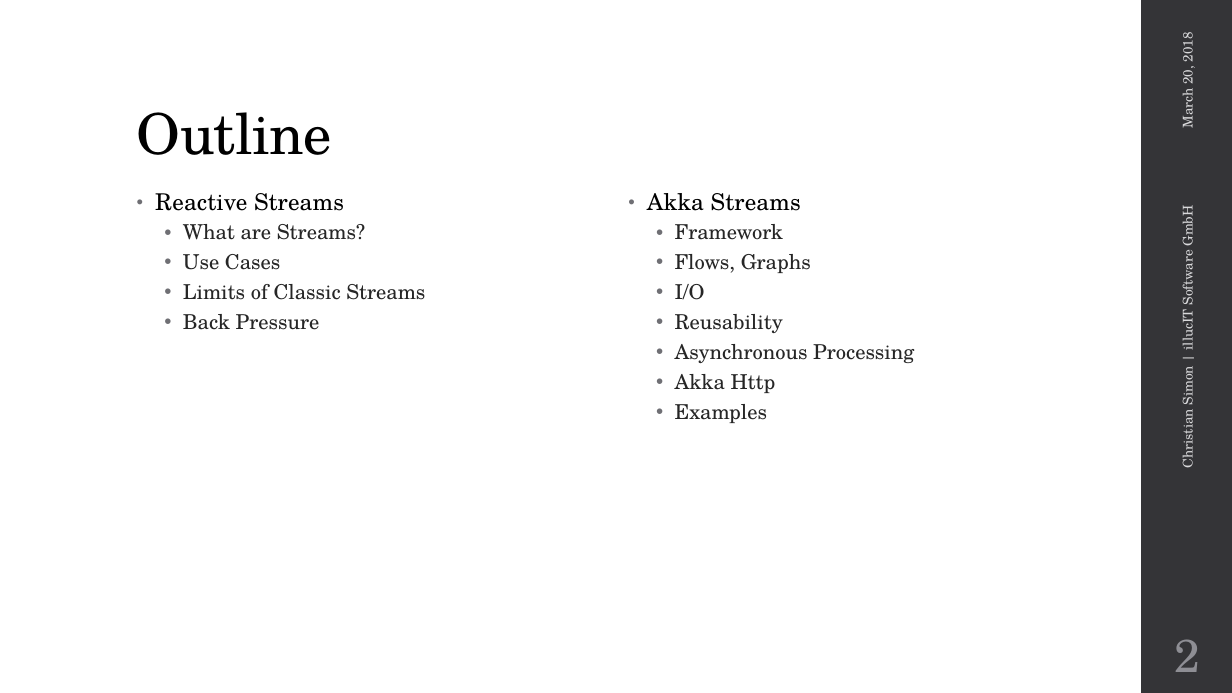
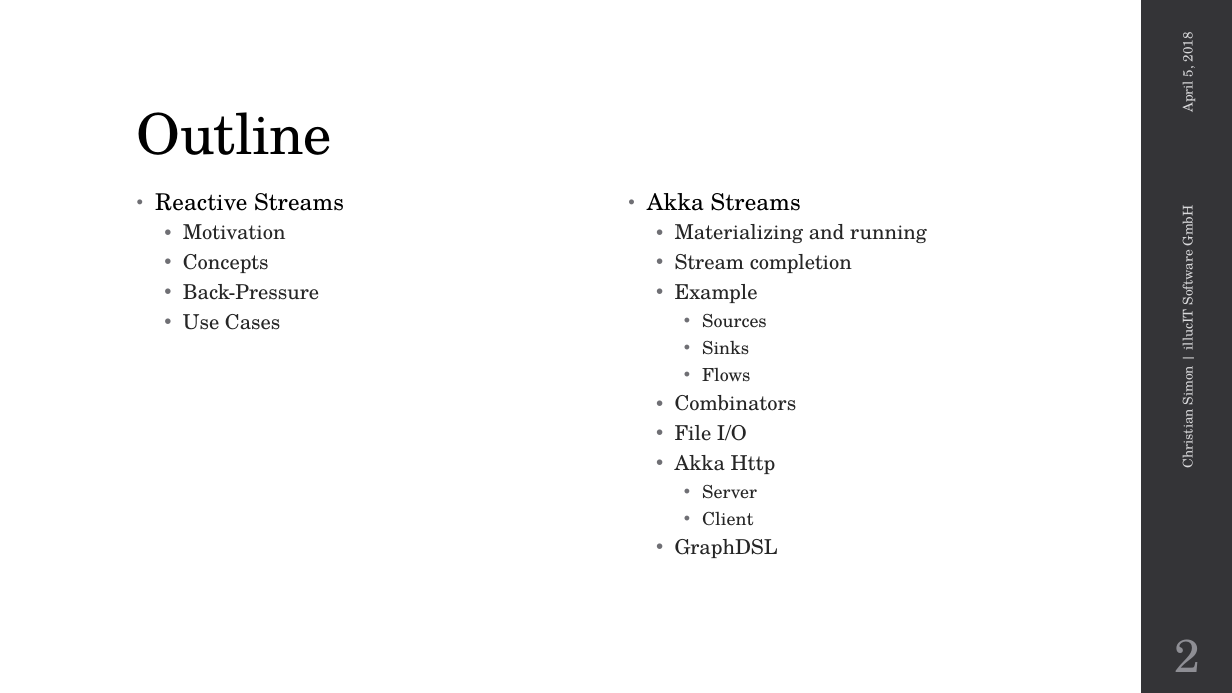
Before and after one commit to metaxmx/IntroductionToAkkaStreams, a slide deck: slide 2 of Introduction to Akka Streams.pptx. Drawn at 1232x693 pixels with LibreOffice and Linux fonts; fonts in the diff are those of the drawing; background and template pictures are left out. Boxes give left, top, right and bottom in pixels: in the first picture for what was removed or moved away, otherwise in the second. Text is boxed around its words. In the diff, an @@ line names an element or a change of style, - is before the commit and + after.

Commit message:
Akka Streams presentation

```diff
--- a/Introduction to Akka Streams.pptx
+++ b/Introduction to Akka Streams.pptx
@@ text at (x1=1177, y1=35, x2=1197, y2=112): text changed @@
-March 20, 2018
+April 5, 2018
@@ text at (x1=183, y1=224, x2=319, y2=300): text changed @@
-  • What are Streams?
+  • Motivation
+  • Concepts
+  • Back-Pressure
@@ text at (x1=675, y1=224, x2=927, y2=441): text changed @@
-  • Framework
-  • Flows, Graphs
-  • I/O
-  • Reusability
-  • Asynchronous Processing
+  • Materializing and running
+  • Stream completion
+  • Example
+    • Sources
+    • Sinks
+    • Flows
+  • Combinators
+  • File I/O
@@ text at (x1=183, y1=284, x2=425, y2=330): paragraphs removed @@
-  • Limits of Classic Streams
-  • Back Pressure
@@ text at (x1=675, y1=485, x2=778, y2=558): text changed; size 16 to 14 pt @@
-  • Examples
+    • Server
+    • Client
+  • GraphDSL
```
Also in this commit, not shown: 4 other slides changed, 20 slides added, 13 other files.
